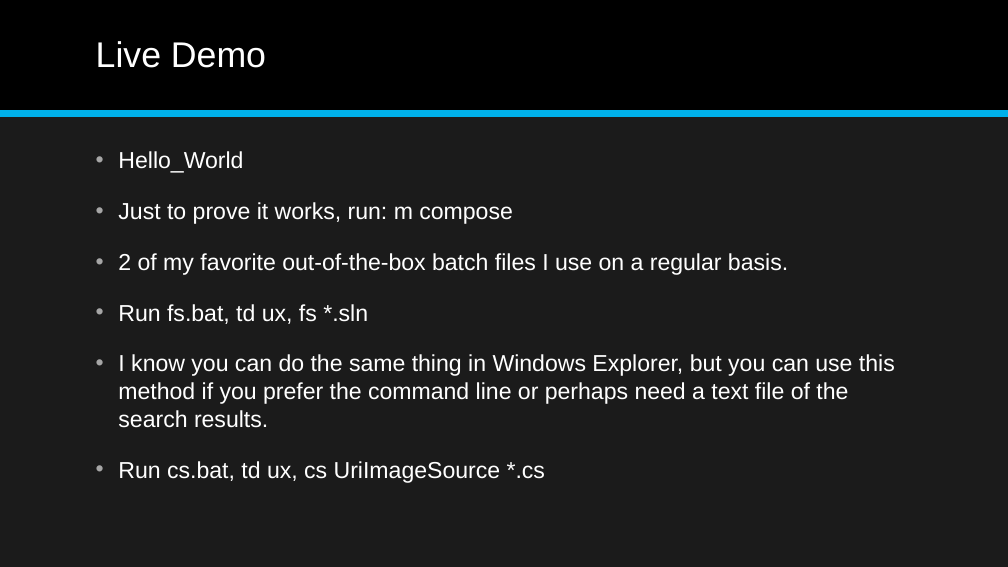
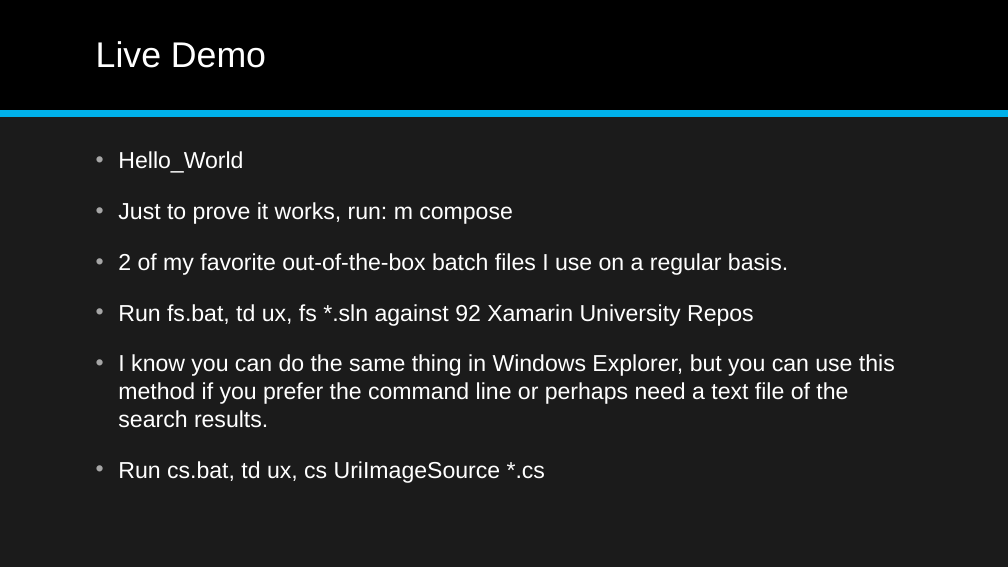
Before and after one commit to jonathan-r-jones/Composable-Batch-Files, a slide deck: slide 18 of Composable Batch File Helper.pptx. Drawn at 1008x567 pixels with LibreOffice and Linux fonts; fonts in the diff are those of the drawing. Boxes give left, top, right and bottom in pixels: in the first picture for what was removed or moved away, otherwise in the second. Text is boxed around its words. In the diff, an @@ line names an element or a change of style, - is before the commit and + after.

```diff
--- a/Composable Batch File Helper.pptx
+++ b/Composable Batch File Helper.pptx
@@ text at [118, 304, 754, 326]: text changed @@
-• Run fs.bat, td ux, fs *.sln
+• Run fs.bat, td ux, fs *.sln against 92 Xamarin University Repos
```
Also in this commit, not shown: 4 other slides changed, 2 other files.
